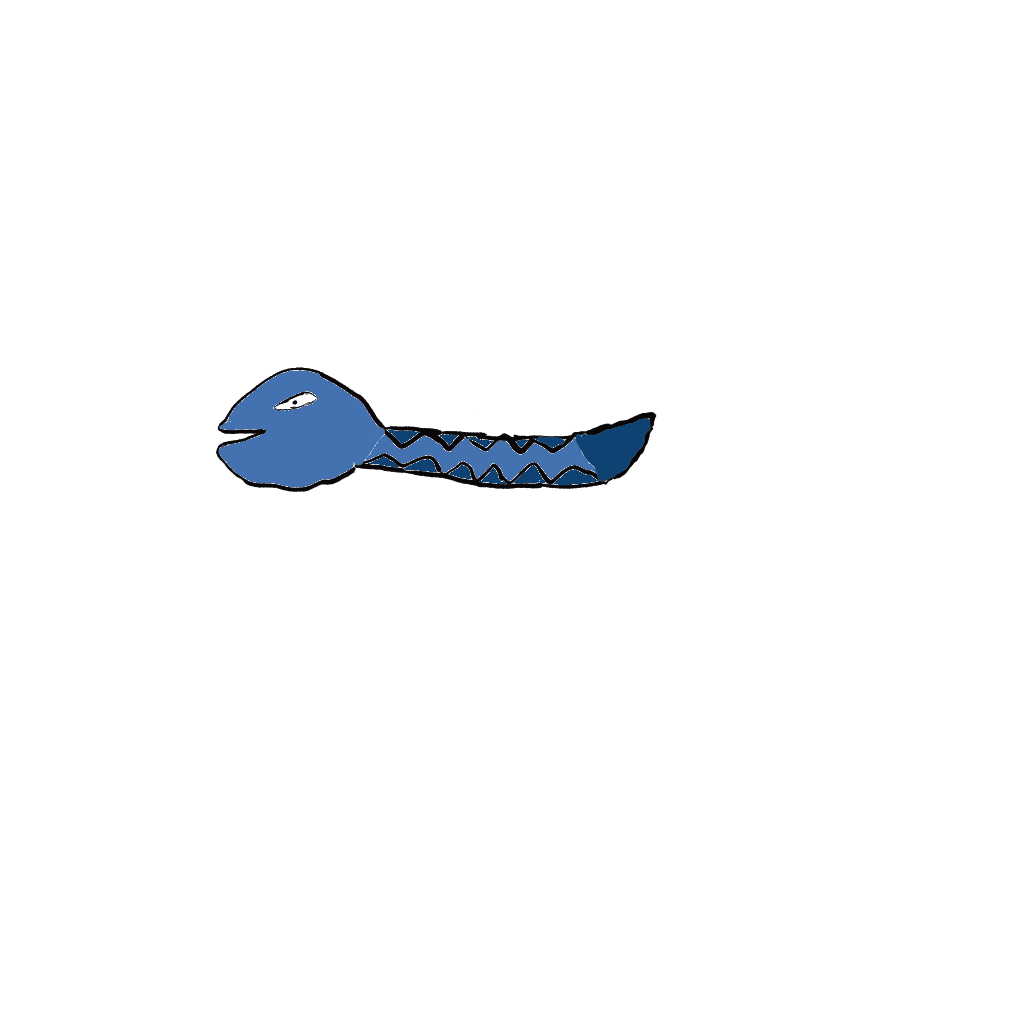
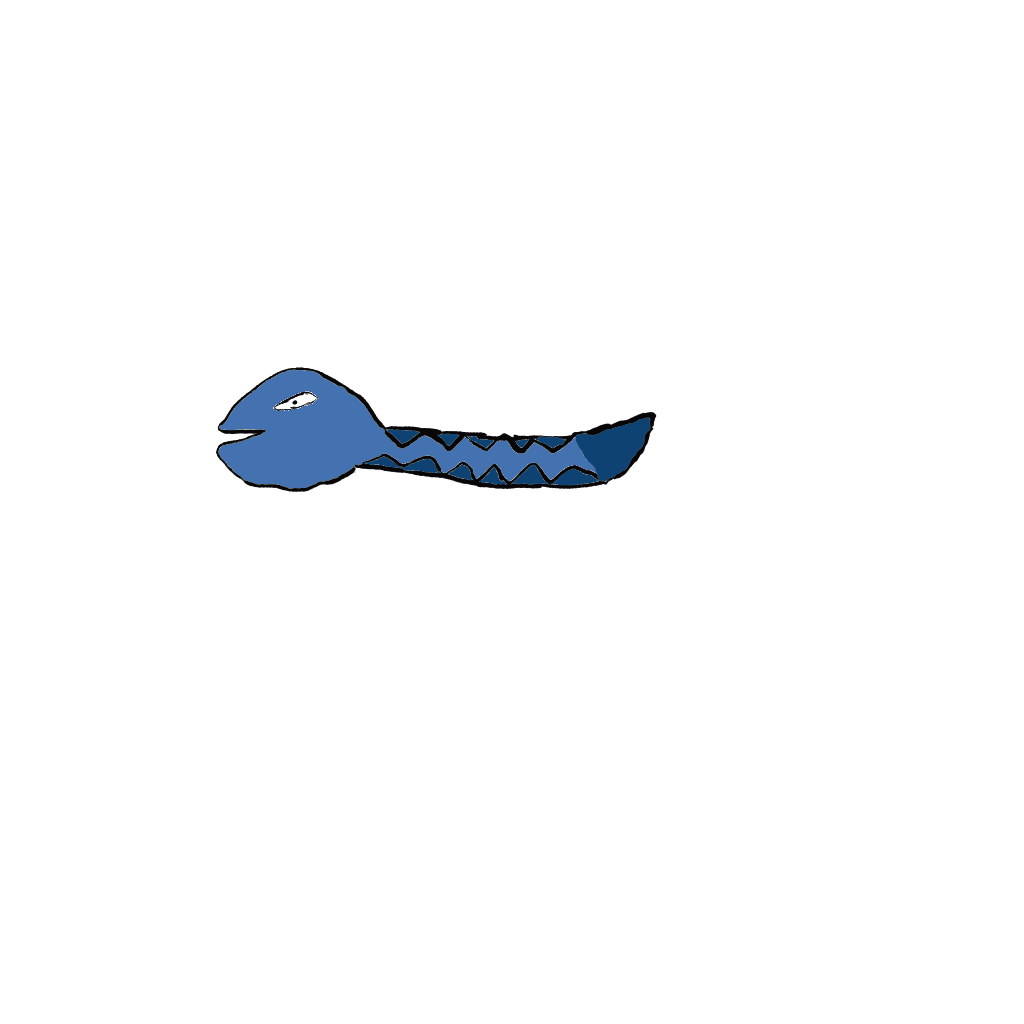
Before/after of a 1024×1024 layered artwork. What changed in the layer stack:
painted on "Tail" over [left=218, top=369, right=651, bottom=490]
painted on "Body" over [left=320, top=384, right=651, bottom=486]
painted on "Head" over [left=218, top=369, right=651, bottom=490]